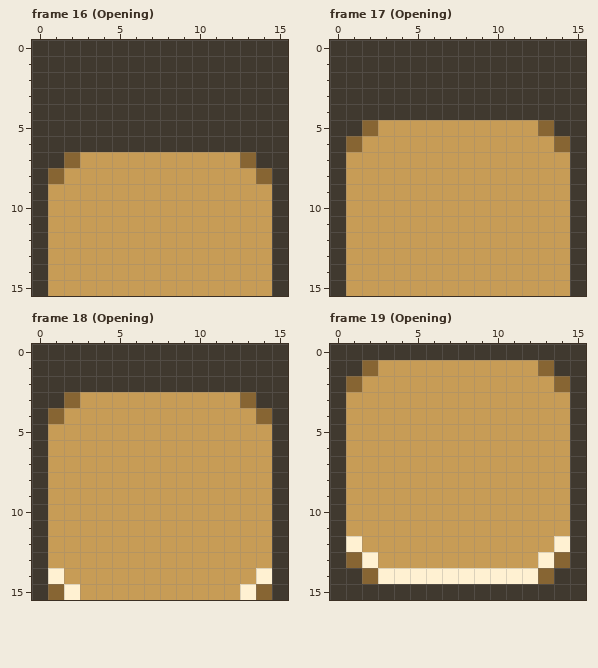
Pixel-art file, stored at assets/sprites/Environment/Block.aseprite. The picture above is the old version.
16x16 pixels, 20 frames. Shown: frame 16 (Opening), frame 17 (Opening), frame 18 (Opening), frame 19 (Opening). The commit also changed other frames, which this record leaves out.
The result:
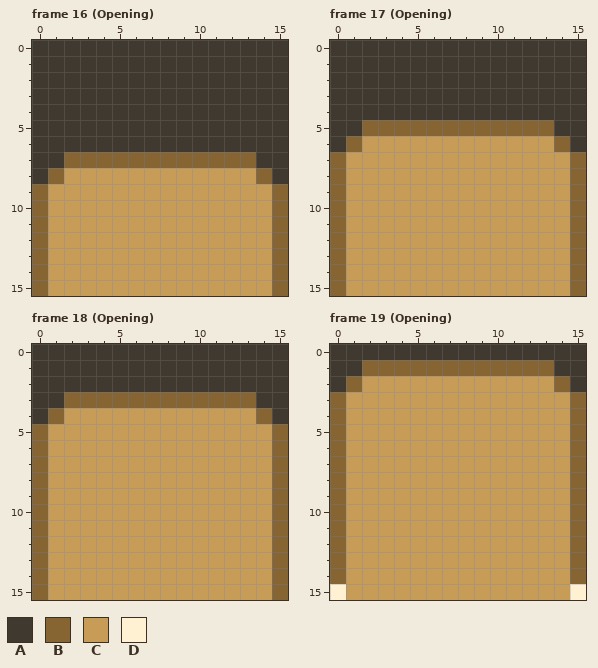
Palette (. is transparent): A #40392f  B #876533  C #c79c56  D #fff1d2
Edits made:
Changed rows in their new state; - is an unchanged pixel.
Frame 16 (Opening), layer "Layer 1":
first column x 0:
 7 ---BBBBBBBBBB---
 9 B--------------B
10 B--------------B
11 B--------------B
12 B--------------B
13 B--------------B
14 B--------------B
15 B--------------B
Frame 17 (Opening), layer "Layer 1":
first column x 0:
 5 ---BBBBBBBBBB---
 7 B--------------B
 8 B--------------B
 9 B--------------B
10 B--------------B
11 B--------------B
12 B--------------B
13 B--------------B
14 B--------------B
15 B--------------B
Frame 18 (Opening), layer "Layer 1":
first column x 0:
 3 ---BBBBBBBBBB---
 5 B--------------B
 6 B--------------B
 7 B--------------B
 8 B--------------B
 9 B--------------B
10 B--------------B
11 B--------------B
12 B--------------B
13 B--------------B
14 BC------------CB
15 BCC----------CCB
Frame 19 (Opening), layer "Layer 1":
first column x 0:
 1 ---BBBBBBBBBB---
 3 B--------------B
 4 B--------------B
 5 B--------------B
 6 B--------------B
 7 B--------------B
 8 B--------------B
 9 B--------------B
10 B--------------B
11 B--------------B
12 BC------------CB
13 BCC----------CCB
14 BCCCCCCCCCCCCCCB
15 DCCCCCCCCCCCCCCD
Boxes around the changes in both pictures, in picture pixels (x1, y1, x2, y2):
changed: (32, 152, 288, 296)
changed: (330, 120, 586, 296)
changed: (32, 392, 288, 600)
changed: (330, 360, 586, 600)
